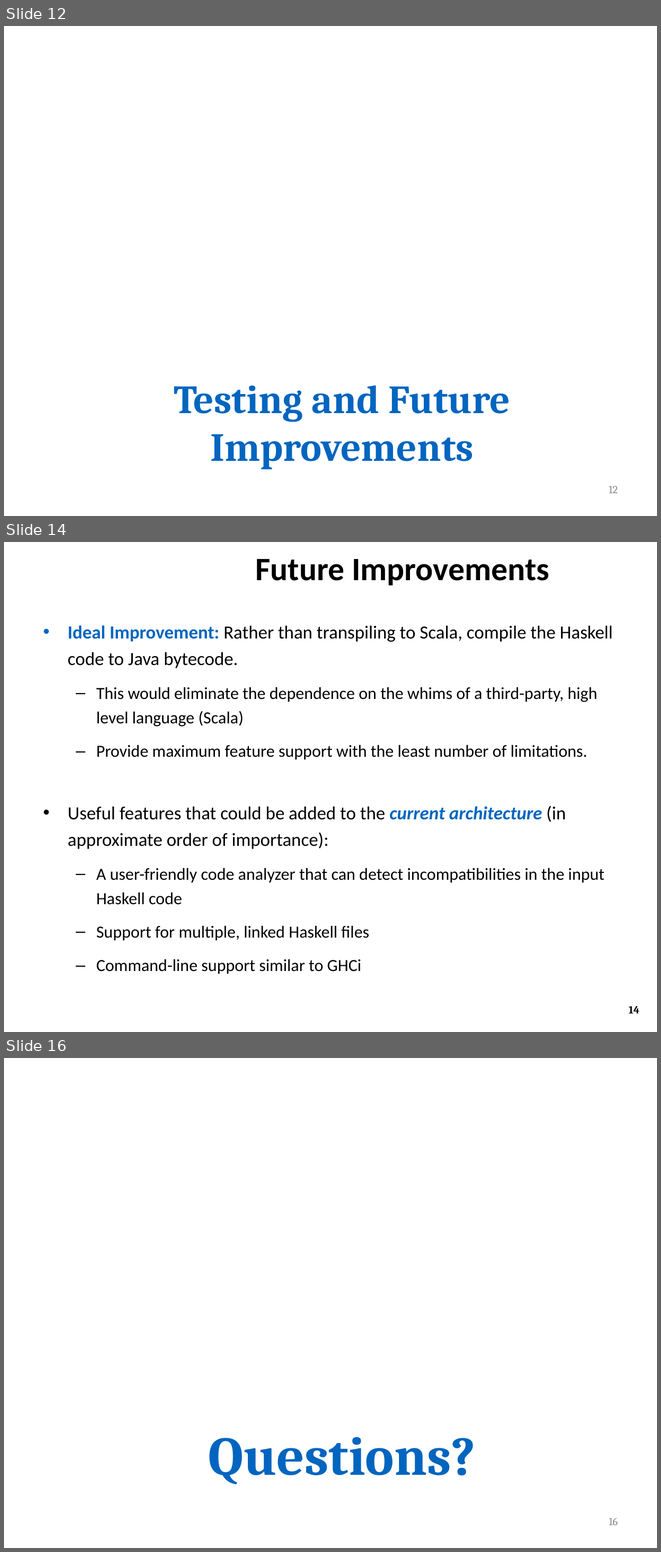
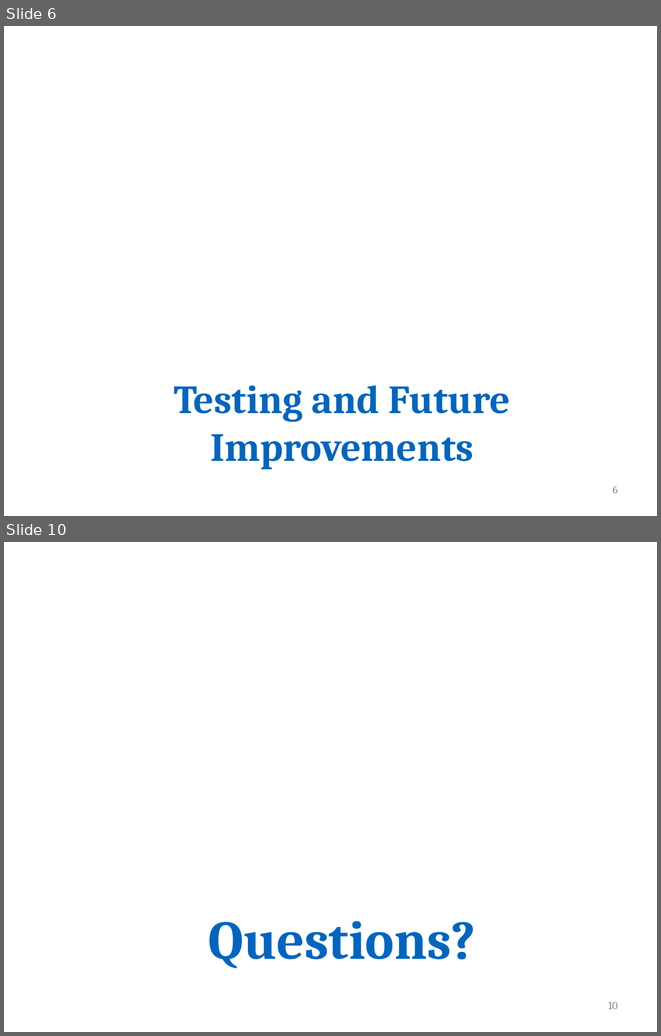
Before and after one commit to ZaydH/CS252, a slide deck: Project/Project_Presentation/Zayd_Hammoudeh_-_HamSkill_Run_Haskell_Anywhere.pptx. Shown one above the other, each under a label of ours: slides 12, 14 and 16 before the commit, slides 6 and 10 after it; the slides between them are not shown. The pictures are 661x1552 and 661x1036 pixels, drawn with LibreOffice and Linux fonts; fonts in the diff are those of the drawing; background and template pictures are left out. Boxes give left, top, right and bottom in pixels: in the first picture for what was removed or moved away, otherwise in the second. Text is boxed around its words. In the diff, an @@ line names an element or a change of style, - is before the commit and + after.

```diff
--- a/Project/Project_Presentation/Zayd_Hammoudeh_-_HamSkill_Run_Haskell_Anywhere.pptx
+++ b/Project/Project_Presentation/Zayd_Hammoudeh_-_HamSkill_Run_Haskell_Anywhere.pptx
@@ slide 14 removed at [4,542,657,1032], background #FFFFFF @@
@@ title removed at [256,559,549,585] @@
-Future Improvements
@@ text removed at [68,625,613,973] @@
-• Ideal Improvement: Rather than transpiling to Scala, compile the Haskell code to Java bytecode.
-  – This would eliminate the dependence on the whims of a third-party, high level language (Scala)
-  – Provide maximum feature support with the least number of limitations.
-• Useful features that could be added to the current architecture (in approximate order of importance):
-  – A user-friendly code analyzer that can detect incompatibilities in the input Haskell code
-  – Support for multiple, linked Haskell files
-  – Command-line support similar to GHCi
@@ page number removed at [628,1006,639,1013] @@
-14
@@ what was slide 12 is now slide 6 @@
@@ page number at [612,486,618,493]: text changed @@
-12
+6
@@ what was slide 16 is now slide 10 @@
@@ page number at [608,1002,618,1009]: text changed @@
-16
+10
```
Also in this commit, not shown: 5 slides changed, 7 other slides removed.
